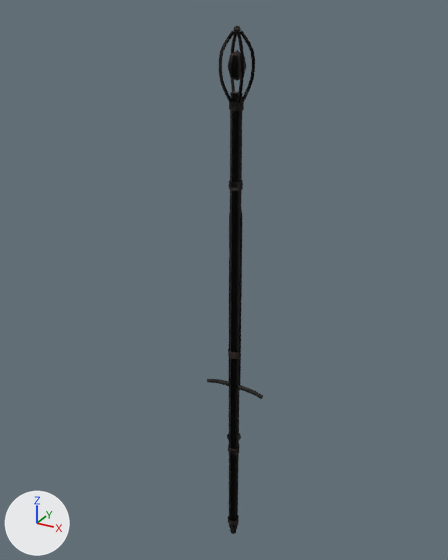
One commit to the glTF model client/public/q/gear/weapons_ashforged.glb: the scene before it, then after it.
Camera for both pictures: a 50 mm camera at (0.951, -1.813, 1.447) aimed at (-0.076, 0.053, 0.514). The lights are fixed; the arrows at lower left show +X, +Y and +Z. The first picture is the older version.

The first picture shows 'staff' and 1 more.
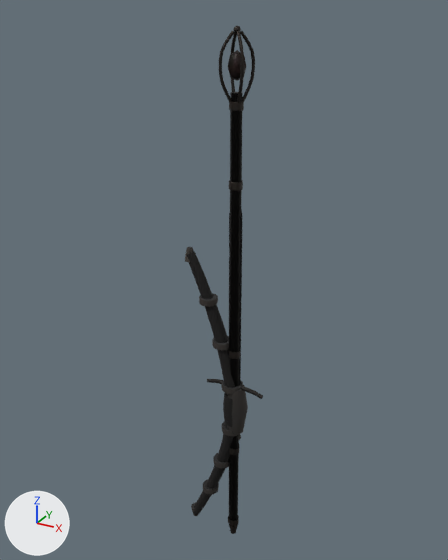
Where the change shows, as pixel boxes [x1, y1, x2, y2] in the pictures (448 x 560 px):
```json
{"object": "bow", "change": "added", "after": [185, 247, 248, 516]}
```

Edits to the scene script, one JSON object a line:
```json
{"op": "add", "block": "img_bow_normal", "code": ["img_bow_normal = load_image('bow_normal', '_unpacked/bow_normal', 1024, 1024, 'Non-Color')"]}
{"op": "add", "block": "img_bow_color", "code": ["img_bow_color = load_image('bow_color', '_unpacked/bow_color', 1024, 1024, 'sRGB')"]}
{"op": "add", "block": "mat_bow_baked", "code": ["mat_bow_baked = bpy.data.materials.new('bow_baked')", "# uses the picture img_bow_color", "# uses the picture img_bow_normal"]}
{"op": "add", "block": "me_bow", "code": ["me_bow = bpy.data.meshes.new('bow')", "me_bow.from_pydata(...)  # 572 vertices, 1096 faces; spans x -0.212..0.056, y -0.043..0.043, z -0.64..0.64", "me_bow.materials.append(mat_bow_baked)"]}
{"op": "add", "block": "ob_bow", "code": ["ob_bow = bpy.data.objects.new('bow', me_bow)", "ob_bow.location = (0.0, 0.0, 0.0)"]}
```
